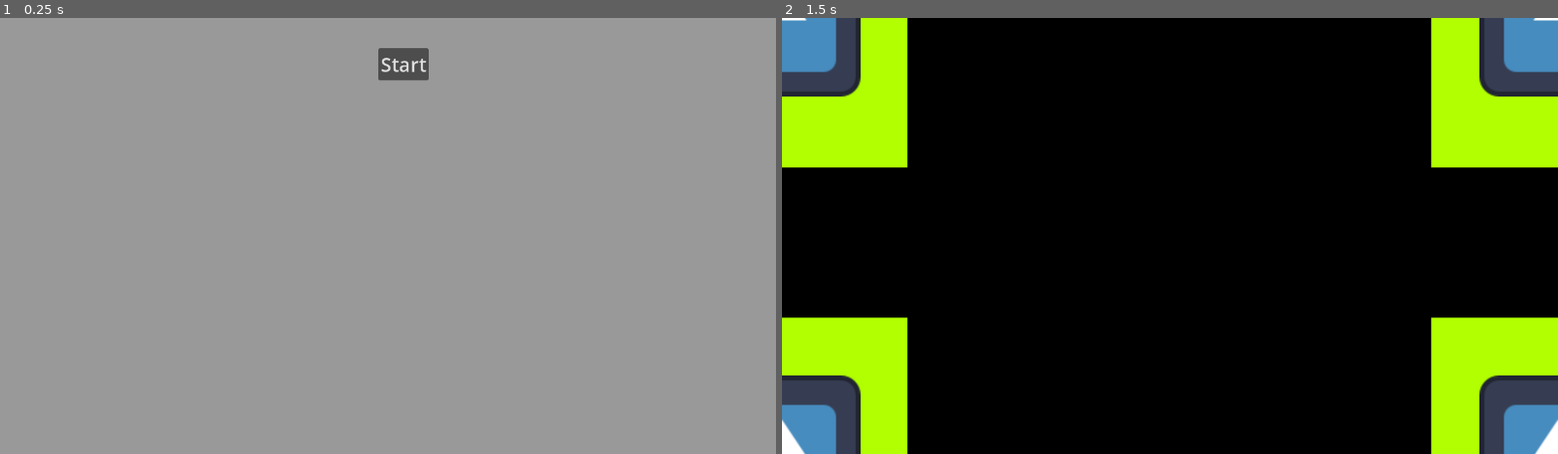
Above: before the commit, frames 1-2 (left to right).
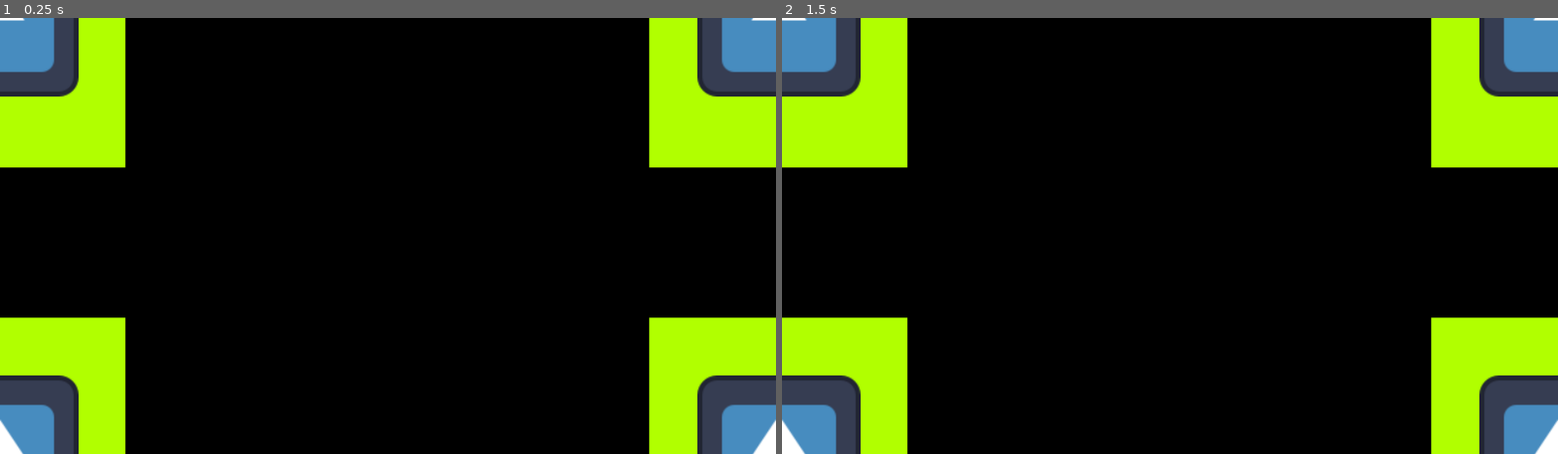
Above: after the commit, the same moments.

Repository: rajariandhana/DoomSaver
Game: Godot game, scene res://scenes/game.tscn
Same seed, same stepped clock (60 frames per second), same inputs: the game is played once before the commit and once after it. Before the commit the project starts from res://scenes/main_menu.tscn. The engine's default icon, where the game draws it, is replaced by a stand-in: a white triangle on a blue panel in a dark square.
Inputs (mouse positions are in pixels of both pictures, inside the frame that each line leads up to):
- Up to frame 1 (0.25 s): no input
- Up to frame 2 (1.5 s): click (1185, 65) at 0.5 s, where only the run before the commit has a clickable "Start"; tap Enter at 1.25 s

The runs differ from the first frame. In frame 1, 100% of the frame differs, in the area x 0-100%, y 0-100%; in frame 2, nothing differs.

Commit message:
Move file

Diff:
--- a/project.godot
+++ b/project.godot
@@ -11,7 +11,7 @@
 [application]
 
 config/name="DoomSaver"
-run/main_scene="uid://dkwvnkfoewssl"
+run/main_scene="uid://dmgixvdbj24mp"
 config/features=PackedStringArray("4.4", "GL Compatibility")
 config/icon="res://icon.svg"
 
--- a/scenes/game.tscn
+++ b/scenes/game.tscn
@@ -1,6 +1,6 @@
 [gd_scene load_steps=2 format=3 uid="uid://dmgixvdbj24mp"]
 
-[ext_resource type="Script" uid="uid://xxril6ie7qm7" path="res://scenes/game.gd" id="1_uwrxv"]
+[ext_resource type="Script" uid="uid://xxril6ie7qm7" path="res://scripts/game.gd" id="1_uwrxv"]
 
 [node name="Game" type="Node2D"]
 script = ExtResource("1_uwrxv")
Renamed: scenes/game.gd -> scripts/game.gd
Renamed: scenes/game.gd.uid -> scripts/game.gd.uid
Not shown, changed: .DS_Store
